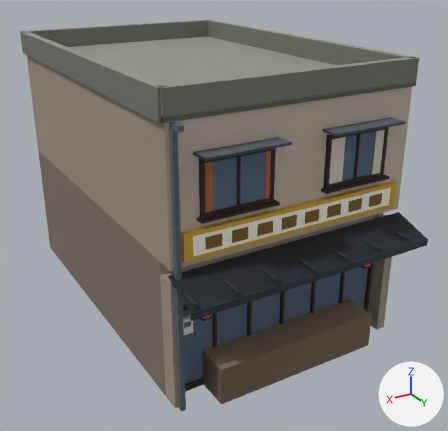
An edit to the FBX model Assets/Art/Models/Buildings/Shop_A.fbx, drawn before and after from the same camera.
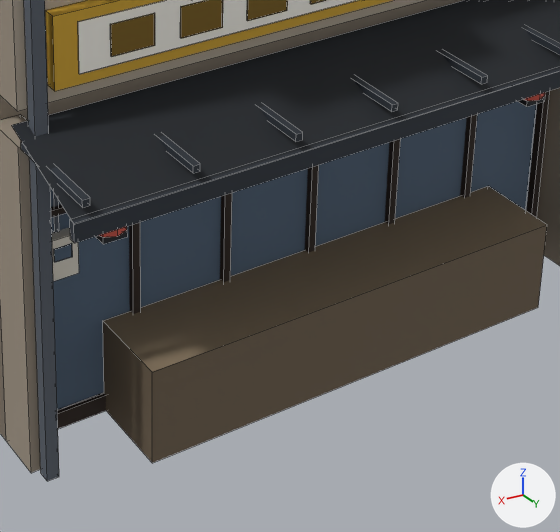
There are two pictures of each version: one whole from a 50 mm lens placed at (7.52, 9.54, 8.95), pointed at (-0.27, -3.44, 2.46), one close up on the part from 36% to 84% of the width and 53% to 100% of the height. Arrows for +X, +Y and +Z are at lower right; the lights stay in place. The first two pictures are the older version. The close-ups show mesh edges as thin lines. Where no turn or scale is listed for an object, it has been applied to the vertices.

The first close-up shows 'BodyLow', 'BodyUp', 'Geya', 'LitGlassDim.002', 'Meters.005', 'Pilasters', 'Pipes.005', 'ShopFrame', 'ShopStall', 'SignBand', 'SignFace', 'SignText' and 3 more.
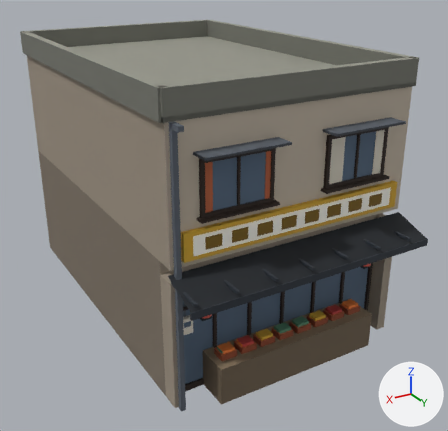
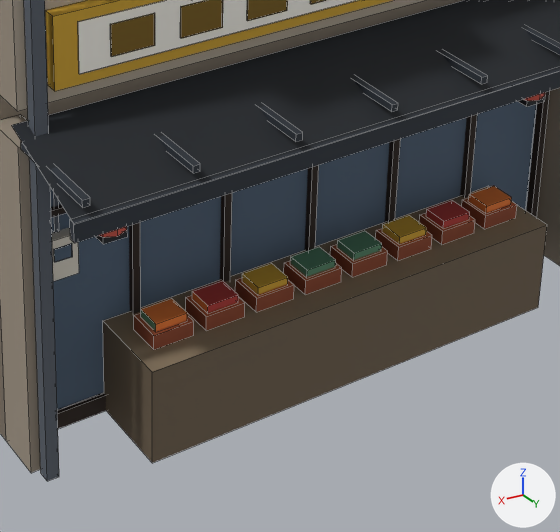
Boxes [x1, y1, x2, y2] around the edits, measured in the close-ups (560 x 532 px):
```json
{"object": "GoodsCrates", "change": "added", "after": [134, 198, 517, 350]}
{"object": "GoodsProduce", "change": "added", "after": [141, 186, 512, 331]}
```

Scene script edits in JSON lines:
```json
{"op": "add", "block": "me_goodsproduce", "code": ["me_goodsproduce = bpy.data.meshes.new('GoodsProduce')", "me_goodsproduce.from_pydata(...)  # a box spanning x 1.6..1.9, y -0.12..0.12, z 1.03..1.11; a box spanning x 1.1..1.4, y -0.12..0.12, z 1.03..1.11; a box spanning x 0.6..0.9, y -0.12..0.12, z 1.03..1.11; a box spanning x 0.1..0.4, y -0.12..0.12, z 1.03..1.11; a box spanning x -0.4..-0.1, y -0.12..0.12, z 1.03..1.11; a box spanning x -0.9..-0.6, y -0.12..0.12, z 1.03..1.11; a box spanning x -1.4..-1.1, y -0.12..0.12, z 1.03..1.11; a box spanning x -1.9..-1.6, y -0.12..0.12, z 1.03..1.11", "me_goodsproduce.materials.append(mat_km_palettemat)  # picture img_km_palette_png"]}
{"op": "add", "block": "me_goodscrates", "code": ["me_goodscrates = bpy.data.meshes.new('GoodsCrates')", "me_goodscrates.from_pydata(...)  # a box spanning x 1.56..1.94, y -0.16..0.16, z 0.9..1.04; a box spanning x 1.06..1.44, y -0.16..0.16, z 0.9..1.04; a box spanning x 0.56..0.94, y -0.16..0.16, z 0.9..1.04; a box spanning x 0.06..0.44, y -0.16..0.16, z 0.9..1.04; a box spanning x -0.44..-0.06, y -0.16..0.16, z 0.9..1.04; a box spanning x -0.94..-0.56, y -0.16..0.16, z 0.9..1.04; a box spanning x -1.44..-1.06, y -0.16..0.16, z 0.9..1.04; a box spanning x -1.94..-1.56, y -0.16..0.16, z 0.9..1.04", "me_goodscrates.materials.append(mat_km_palettemat)  # picture img_km_palette_png"]}
{"op": "add", "block": "ob_goodsproduce", "code": ["ob_goodsproduce = bpy.data.objects.new('GoodsProduce', me_goodsproduce)", "ob_goodsproduce.location = (0.0, 0.0, 0.0)"]}
{"op": "add", "block": "ob_goodscrates", "code": ["ob_goodscrates = bpy.data.objects.new('GoodsCrates', me_goodscrates)", "ob_goodscrates.location = (0.0, 0.0, 0.0)"]}
```
